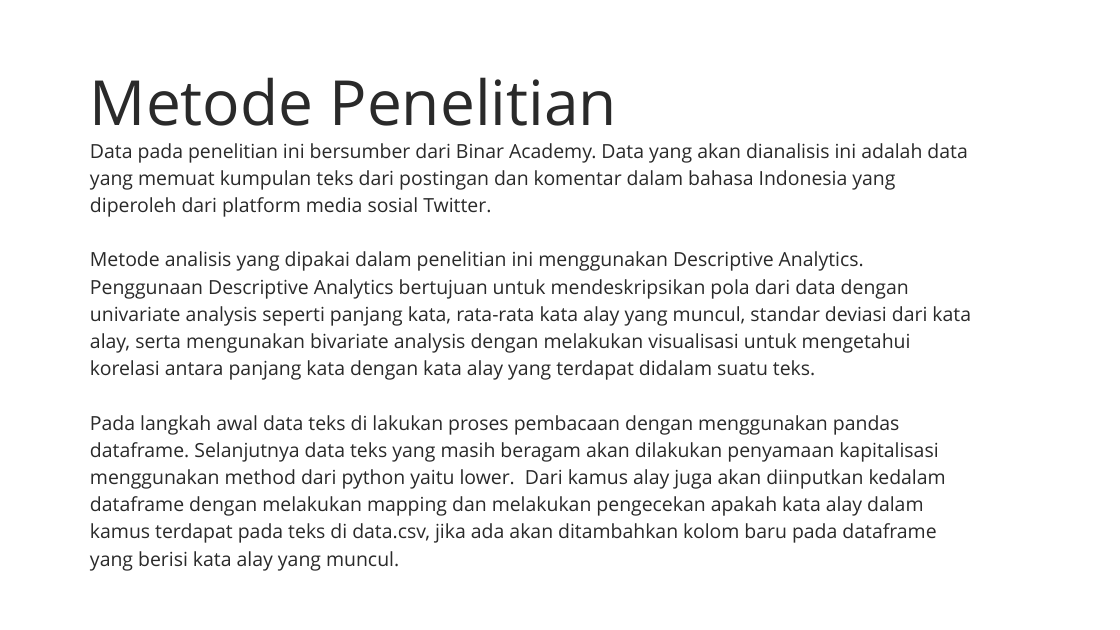
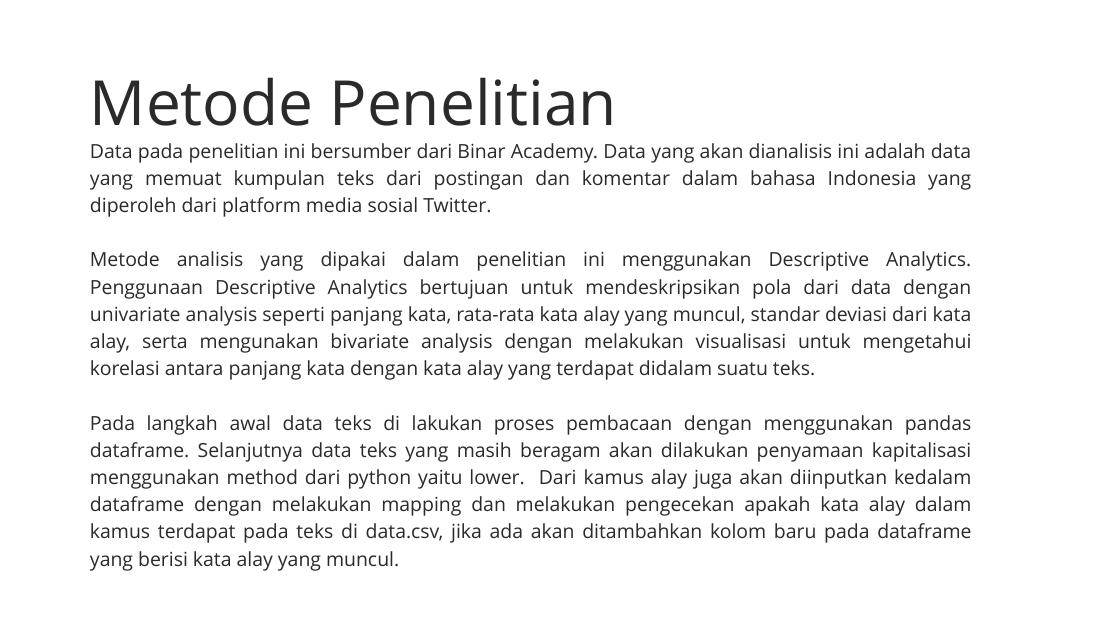
Before and after one commit to Tomiprase3270/binar-data-science-gold, a slide deck: slide 3 of analisis kata alay pada data tweet.pptx. Drawn at 1120x630 pixels with LibreOffice and Linux fonts; fonts in the diff are those of the drawing. Boxes give left, top, right and bottom in pixels: in the first picture for what was removed or moved away, otherwise in the second. Text is boxed around its words. In the diff, an @@ line names an element or a change of style, - is before the commit and + after.

Commit message:
modifikasi analisis kata alay pada data tweet.pptx

```diff
--- a/analisis kata alay pada data tweet.pptx
+++ b/analisis kata alay pada data tweet.pptx
@@ text "Data pada penelitian ini bersumber ..." at (x1=90, y1=143, x2=972, y2=571): alignment left to justified @@
```
Also in this commit, not shown: 3 other slides changed.
